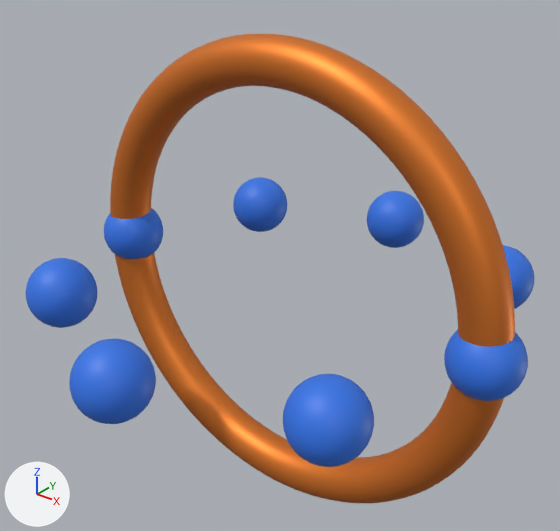
Renders of the glTF model copperRingCurrent.gltf from each side of a commit.
Before and after are seen from a camera (50 mm lens) standing at (2.37, -2.97, 1.96) and looking at (-0.03, 0.04, 0.09). Every picture has the same lights, and +X, +Y and +Z are marked at lower left.
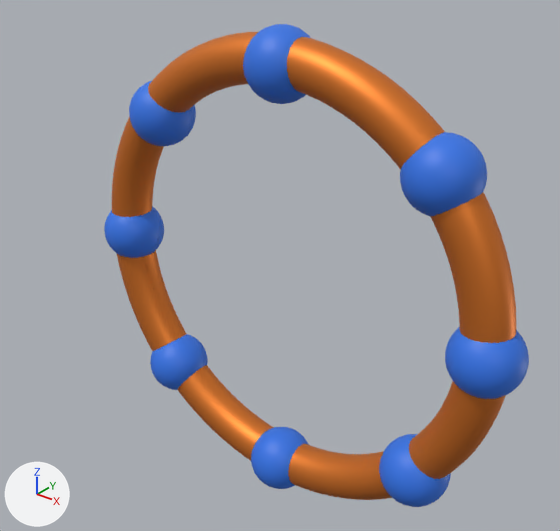
What differs and where, as boxes (x1, y1, x2, y2) in the pictures (560 x 531 px):
```json
{"object": "Torus.001", "change": "moved, turned", "before": [110, 34, 515, 503], "after": [112, 32, 516, 500]}
{"object": "Sphere.007", "change": "moved", "before": [283, 374, 374, 467], "after": [400, 132, 487, 217]}
{"object": "Sphere.003", "change": "moved", "before": [69, 339, 156, 424], "after": [243, 24, 311, 104]}
{"object": "Sphere.006", "change": "moved", "before": [25, 258, 97, 328], "after": [129, 81, 196, 146]}
{"object": "Sphere.002", "change": "moved", "before": [367, 191, 424, 248], "after": [251, 427, 309, 489]}
{"object": "Sphere.001", "change": "moved", "before": [444, 330, 528, 401], "after": [445, 327, 529, 399]}
{"object": "Sphere.004", "change": "moved", "before": [233, 177, 287, 232], "after": [150, 334, 208, 390]}
{"object": "Sphere.005", "change": "moved", "before": [503, 245, 534, 309], "after": [379, 434, 451, 507]}
{"object": "Sphere", "change": "moved", "before": [104, 208, 163, 259], "after": [104, 206, 164, 258]}
```

Edits to the scene script, one JSON object a line:
```json
{"op": "set", "path": "ob_torus_001.location", "old": "(0.0, 0.0, 0.0)", "new": "(0.0, 0.014, 0.009)"}
{"op": "set", "path": "ob_torus_001.rotation_euler", "old": "(-0.00397, -0.603, 0.00552)", "new": "(0.00692, -0.603, -0.000652)", "note": "degrees (-0.2, -35, 0.3) -> degrees (0.4, -35, -0)"}
{"op": "set", "path": "ob_sphere.location", "old": "(-1.196, 0.004, -0.003)", "new": "(-1.196, 0.011, 0.005)"}
{"op": "set", "path": "ob_sphere_001.location", "old": "(1.213, 0.004, -0.003)", "new": "(1.213, 0.011, 0.005)"}
{"op": "set", "path": "ob_sphere_002.location", "old": "(0.001, 1.213, -0.003)", "new": "(0.001, 0.011, -1.204)"}
{"op": "set", "path": "ob_sphere_003.location", "old": "(0.001, -1.184, -0.003)", "new": "(0.001, 0.012, 1.193)"}
{"op": "set", "path": "ob_sphere_004.location", "old": "(-0.863, 0.86, -0.003)", "new": "(-0.863, 0.011, -0.851)"}
{"op": "set", "path": "ob_sphere_005.location", "old": "(0.906, 0.828, -0.003)", "new": "(0.906, 0.011, -0.819)"}
{"op": "set", "path": "ob_sphere_006.location", "old": "(-0.863, -0.804, -0.003)", "new": "(-0.863, 0.012, 0.814)"}
{"op": "set", "path": "ob_sphere_007.location", "old": "(0.906, -0.817, -0.003)", "new": "(0.906, 0.012, 0.826)"}
```
